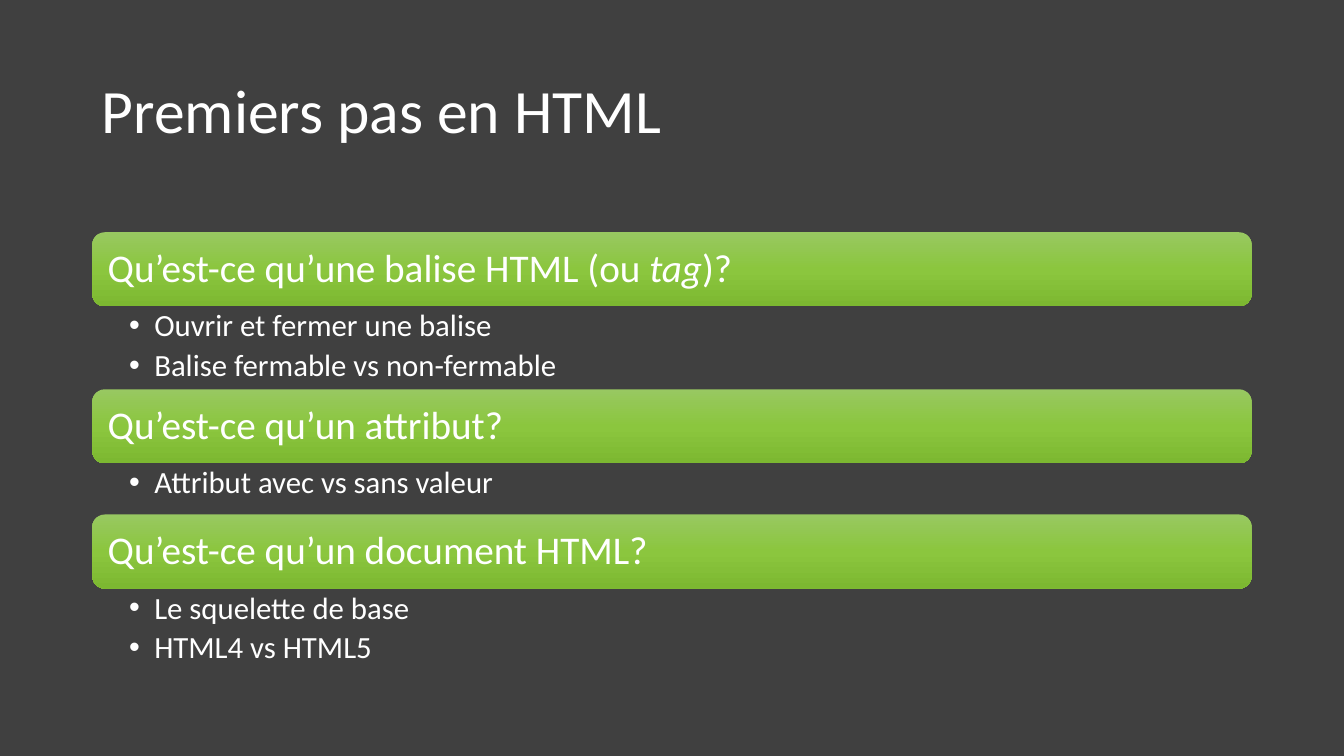
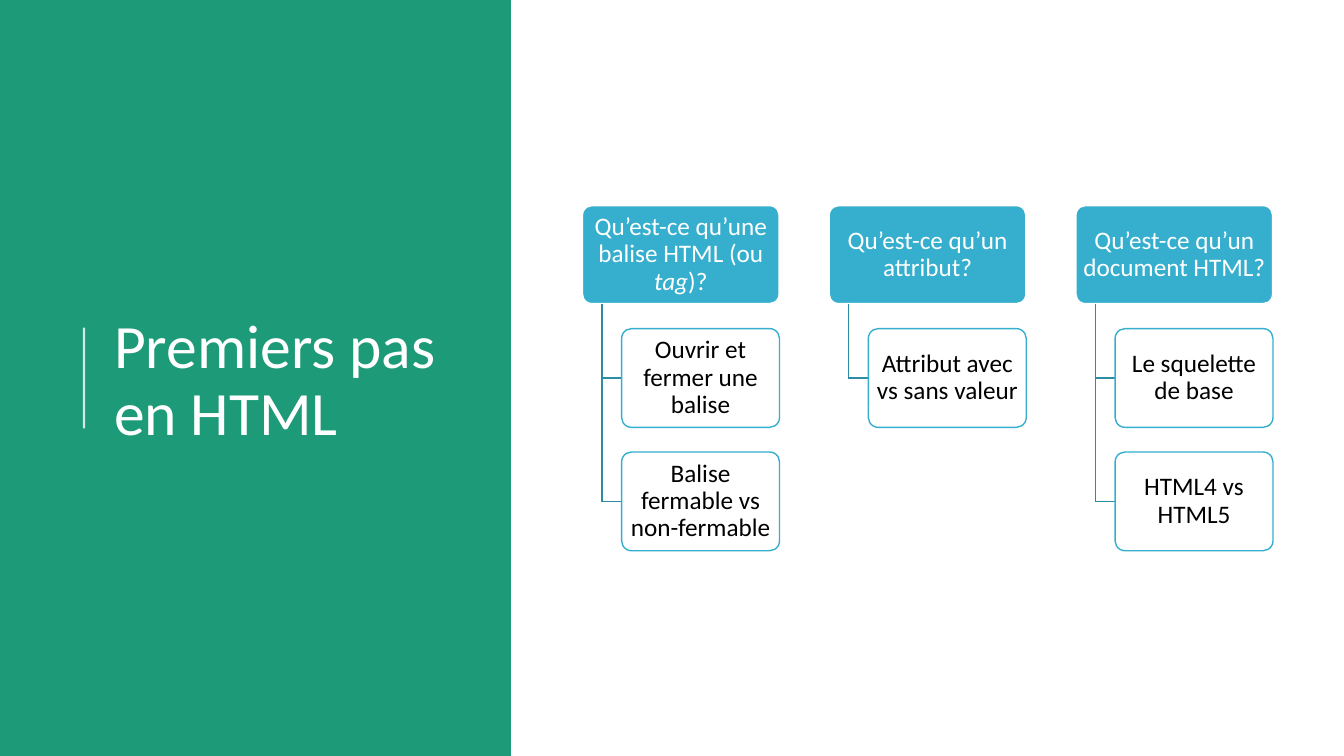
Before and after one commit to fragmatyc/SAAQ, a slide deck: slide 11 of HTML/1. Présentation/Cours HTML - v1.0.pptx. Drawn at 1344x756 pixels with LibreOffice and Linux fonts; fonts in the diff are those of the drawing. Boxes give left, top, right and bottom in pixels: in the first picture for what was removed or moved away, otherwise in the second. Text is boxed around its words. In the diff, an @@ line names an element or a change of style, - is before the commit and + after.

Commit message:
Avancement HTML

```diff
--- a/HTML/1. Présentation/Cours HTML - v1.0.pptx
+++ b/HTML/1. Présentation/Cours HTML - v1.0.pptx
@@ background #404040 to #FFFFFF @@
@@ rectangle added at [0, 0, 511, 756], fill #1D9A78 @@
@@ title "Premiers pas en HTML" rewrapped from [102, 90, 661, 143] to [114, 325, 435, 436] @@
@@ text "Qu’est-ce qu’une balise HTML (ou ...": place and size @@
-text "Qu’est-ce qu’une balise HTML (ou ..." at [108, 253, 732, 289]
+text "Qu’est-ce qu’une balise HTML (ou ..." at [595, 217, 767, 295]
@@ text "Qu’est-ce qu’un attribut?": place and size @@
-text "Qu’est-ce qu’un attribut?" at [108, 411, 503, 446]
+text "Qu’est-ce qu’un attribut?" at [848, 231, 1008, 276]
@@ size 28 to 18 pt; alignment left to centre; less space between paragraphs in 3 elements at [595, 217, 767, 295], [848, 231, 1008, 276], [1083, 231, 1265, 276] @@
@@ text "Qu’est-ce qu’un document HTML?": place and size @@
-text "Qu’est-ce qu’un document HTML?" at [108, 536, 648, 571]
+text "Qu’est-ce qu’un document HTML?" at [1083, 231, 1265, 276]
@@ rounded rectangle removed at [93, 232, 1252, 306] @@
@@ line added from (84, 429) to (84, 328), #FFFFFF 1.5 pt @@
@@ text at [154, 354, 556, 377]: paragraph removed @@
-  • Balise fermable vs non-fermable
@@ text "Ouvrir et fermer une balise": place and size @@
-text "Ouvrir et fermer une balise" at [154, 314, 556, 377]
+text "Ouvrir et fermer une balise" at [643, 340, 758, 414]
@@ text "Ouvrir et fermer une balise" at [643, 340, 758, 414]: size 22 to 18 pt, text colour #FFFFFF to #000000; alignment left to centre; bullet • to none; list level 2 to 1 in "Ouvrir et fermer une balise"; vertical alignment top to middle @@
@@ text "Attribut avec vs sans valeur": place and size @@
-text "Attribut avec vs sans valeur" at [154, 471, 493, 494]
+text "Attribut avec vs sans valeur" at [877, 354, 1017, 400]
@@ text "Attribut avec vs sans valeur" at [877, 354, 1017, 400]: size 22 to 18 pt, text colour #FFFFFF to #000000; alignment left to centre; bullet • to none; list level 2 to 1 in "Attribut avec vs sans valeur"; vertical alignment top to middle @@
@@ text "Le squelette de base": place and size @@
-text "Le squelette de base" at [154, 597, 409, 659]
+text "Le squelette de base" at [1132, 354, 1256, 400]
@@ text "Le squelette de base" at [1132, 354, 1256, 400]: size 22 to 18 pt, text colour #FFFFFF to #000000; alignment left to centre; bullet • to none; list level 2 to 1 in "Le squelette de base"; vertical alignment top to middle @@
@@ rounded rectangle removed at [93, 389, 1252, 463] @@
@@ group added at [583, 206, 1273, 551]: 8 rounded rectangles, 5 freeform shapes, 2 texts @@
+Balise fermable vs non-fermable
+HTML4 vs HTML5
@@ rounded rectangle removed at [93, 514, 1252, 588] @@
@@ text at [154, 638, 372, 659]: paragraph removed @@
-  • HTML4 vs HTML5
```
Also in this commit, not shown: 4 other slides changed, 29 slides added, 2 other files.
